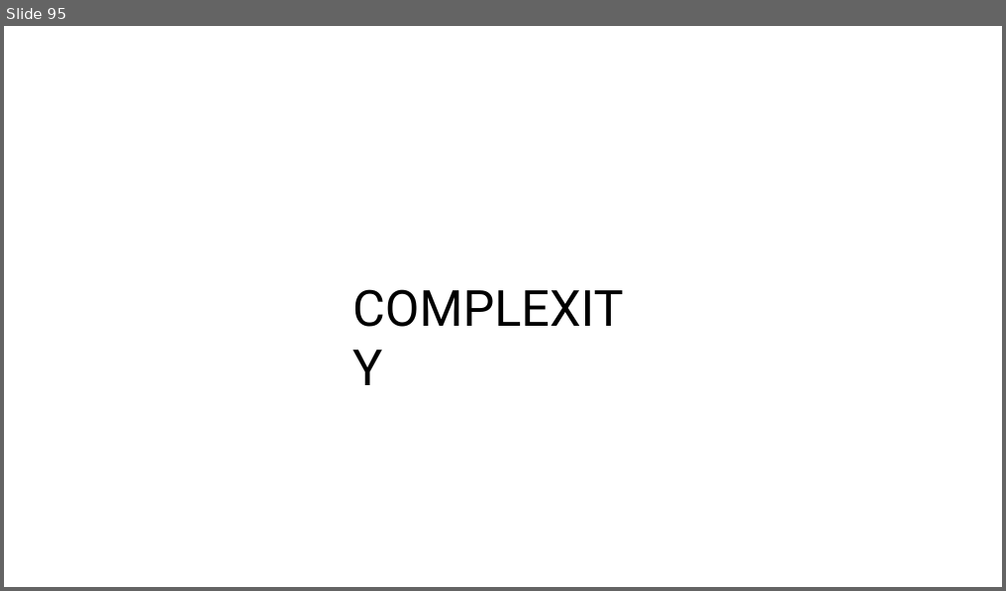
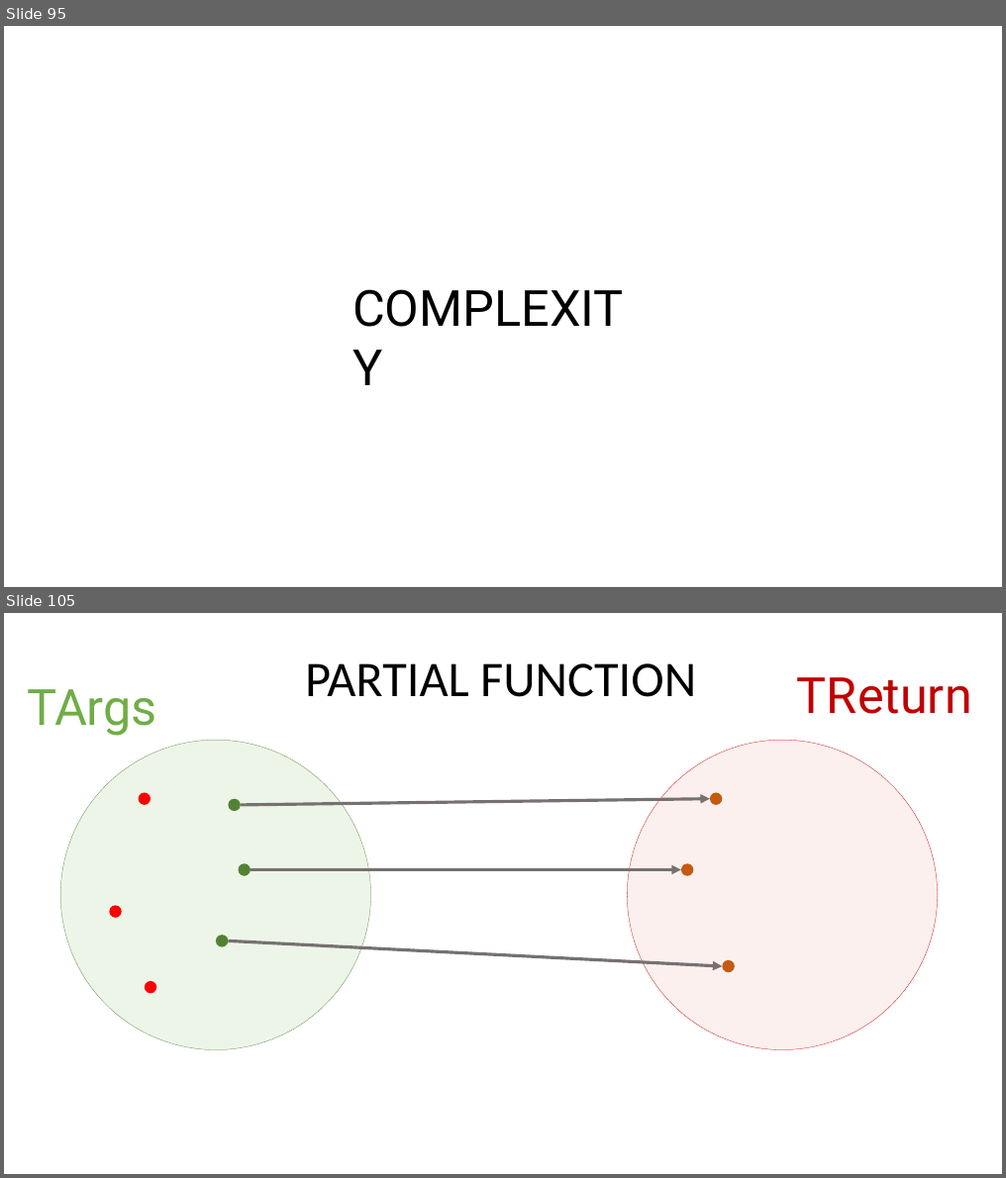
Before and after one commit to rkhaimov/brain-gym, a slide deck: Презентация.pptx. Shown one above the other, each under a label of ours: slide 95 before the commit, slides 95 and 105 after it; the slides between them are not shown. The pictures are 1006x591 and 1006x1178 pixels, drawn with LibreOffice and Linux fonts; fonts in the diff are those of the drawing. Boxes give left, top, right and bottom in pixels: in the first picture for what was removed or moved away, otherwise in the second. Text is boxed around its words. In the diff, an @@ line names an element or a change of style, - is before the commit and + after.

```diff
--- a/Презентация.pptx
+++ b/Презентация.pptx
@@ slide 105 added at (4, 613, 1002, 1174), background #FFFFFF @@
@@ text added at (305, 663, 696, 697), 48 pt, text #000000 @@
+PARTIAL FUNCTION
@@ text added at (27, 689, 157, 736), 48 pt, text #70AD47 @@
+TArgs
@@ text added at (797, 677, 972, 714), 48 pt, text #C00000 @@
+TReturn
@@ ellipse added at (60, 741, 371, 1051), fill #A9D18E at 20% opacity, outline #548235 0.25 pt @@
@@ ellipse added at (627, 741, 938, 1051), fill #F0B4AE at 20% opacity, outline #C00000 0.25 pt @@
@@ ellipse added at (138, 792, 150, 805), fill #FF0000 @@
@@ ellipse added at (228, 799, 240, 811), fill #548235 @@
@@ arrow added from (241, 805) to (710, 799), #767171 3 pt @@
@@ ellipse added at (710, 792, 722, 805), fill #C55A11 @@
@@ ellipse added at (239, 863, 251, 875), fill #548235 @@
@@ arrow added from (251, 869) to (681, 869), #767171 3 pt @@
@@ ellipse added at (681, 863, 693, 875), fill #C55A11 @@
@@ ellipse added at (110, 906, 122, 918), fill #FF0000 @@
@@ ellipse added at (216, 935, 228, 947), fill #548235 @@
@@ arrow added from (228, 941) to (723, 966), #767171 3 pt @@
@@ ellipse added at (723, 960, 735, 972), fill #C55A11 @@
@@ ellipse added at (145, 981, 156, 993), fill #FF0000 @@
```
Also in this commit, not shown: 29 other slides added, 1 other file.
